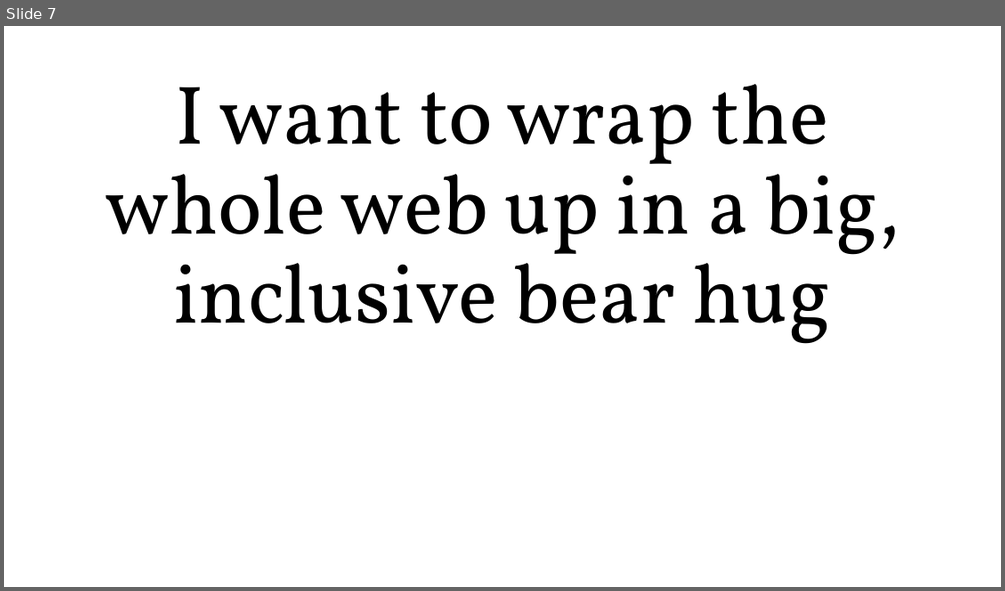
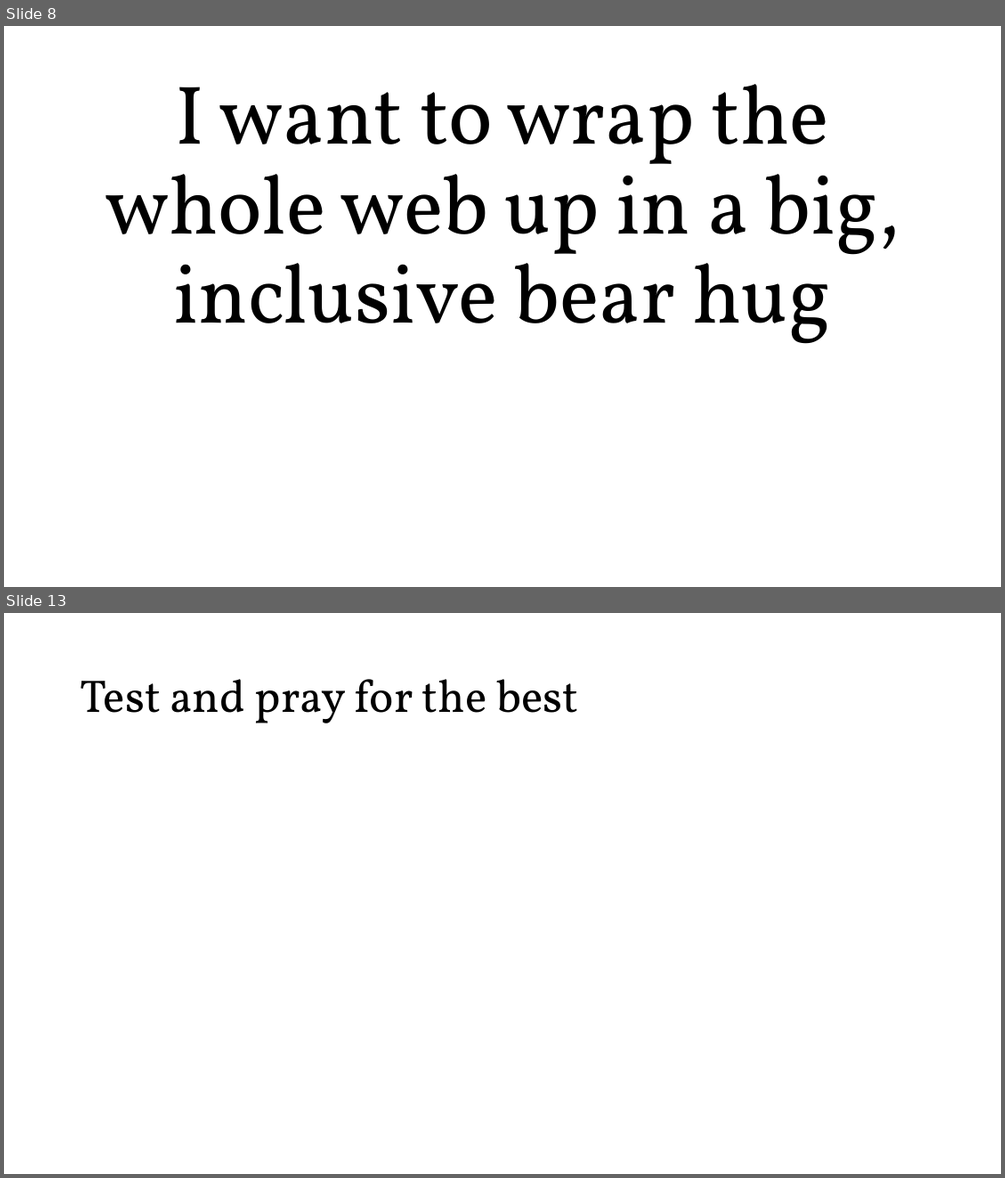
Before and after one commit to roblarsen/rob-larsen-presentations, a slide deck: wild-world-web.pptx. Shown one above the other, each under a label of ours: slide 7 before the commit, slides 8 and 13 after it; the slides between them are not shown. The pictures are 1005x591 and 1005x1178 pixels, drawn with LibreOffice and Linux fonts; fonts in the diff are those of the drawing; background and template pictures are left out. Boxes give left, top, right and bottom in pixels: in the first picture for what was removed or moved away, otherwise in the second. Text is boxed around its words. In the diff, an @@ line names an element or a change of style, - is before the commit and + after.

```diff
--- a/wild-world-web.pptx
+++ b/wild-world-web.pptx
@@ slide 13 added at (4,613,1001,1174), background picture (left out) @@
@@ title added at (80,679,578,723), 44 pt, text #000000 @@
+Test and pray for the best
@@ what was slide 7 is now slide 8 @@
```
Also in this commit, not shown: 21 other slides added.
